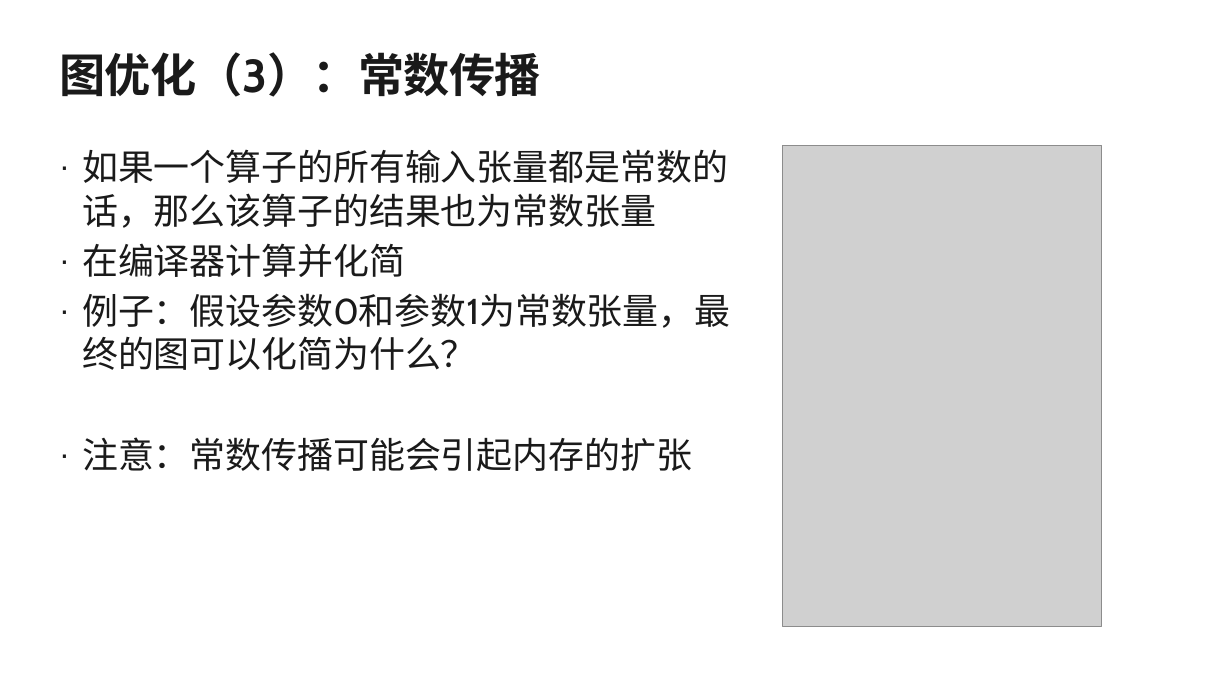
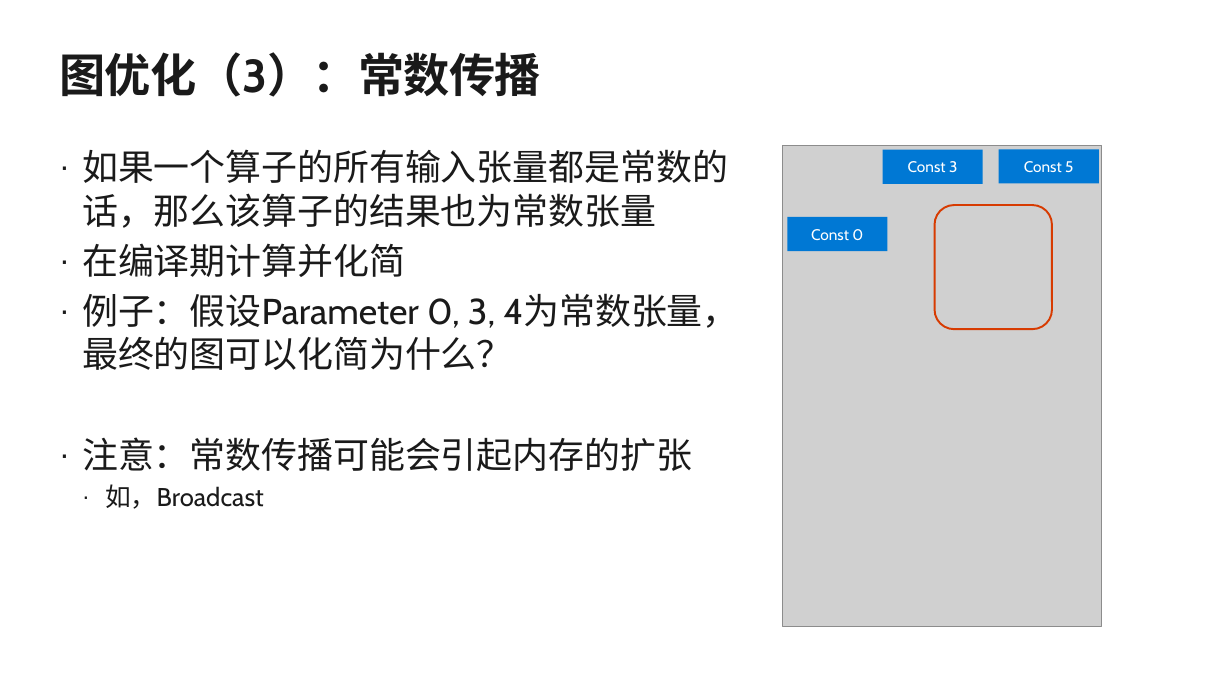
Before and after one commit to microsoft/AI-System, a slide deck: slide 12 of Lectures/AdvancedTopics/SystemforAI-9-Compilation and Optimization.ppsx (slide 11 before the commit). Drawn at 1232x693 pixels with LibreOffice and Linux fonts; fonts in the diff are those of the drawing; grey boxes stand for pictures; background and template pictures are left out. Boxes give left, top, right and bottom in pixels: in the first picture for what was removed or moved away, otherwise in the second. Text is boxed around its words. In the diff, an @@ line names an element or a change of style, - is before the commit and + after.

```diff
--- a/Lectures/AdvancedTopics/SystemforAI-9-Compilation and Optimization.ppsx
+++ b/Lectures/AdvancedTopics/SystemforAI-9-Compilation and Optimization.ppsx
@@ rectangle added at [883, 150, 982, 184], fill #0078D4, 12 pt, text #FFFFFF @@
+Const 3
@@ rectangle added at [999, 150, 1099, 184], fill #0078D4, 12 pt, text #FFFFFF @@
+Const 5
@@ rounded rectangle added at [934, 205, 1052, 329], outline #D73B01 1.5 pt @@
@@ rectangle added at [787, 217, 887, 251], fill #0078D4, 12 pt, text #FFFFFF @@
+Const 0
@@ text at [82, 243, 738, 370]: text changed @@
-· 在编译器计算并化简
-· 例子：假设参数0和参数1为常数张量，最终的图可以化简为什么？
+· 在编译期计算并化简
+· 例子：假设Parameter 0, 3, 4为常数张量，最终的图可以化简为什么？
@@ text at [105, 484, 264, 509]: paragraph added @@
+  · 如，Broadcast
```
Also in this commit, not shown: 12 other slides changed, 17 slides added, 7 slides removed, 4 other files.
